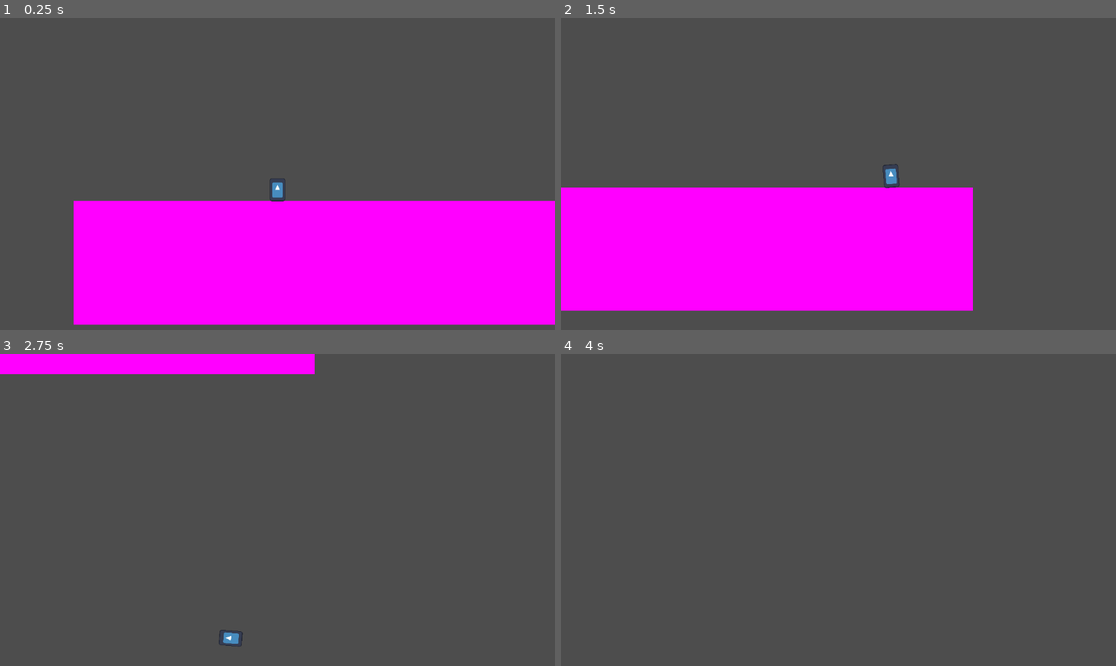
Above: before the commit, frames 1-4 (two rows, left to right).
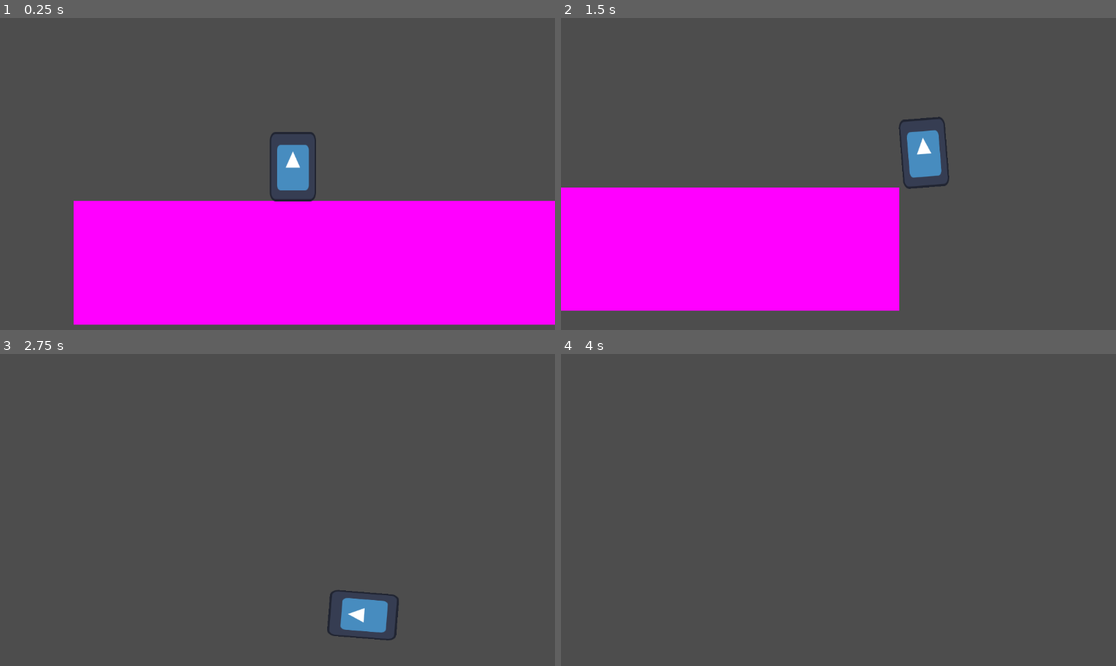
Above: after the commit, the same moments.

Repository: CodeScratcher/soulslike
Game: Godot game, scene res://Levels/test_scene.tscn
Same seed, same stepped clock (60 frames per second), same inputs: the game is played once before the commit and once after it. The engine's default icon, where the game draws it, is replaced by a stand-in: a white triangle on a blue panel in a dark square.
Inputs:
- Up to frame 1 (0.25 s): no input
- Up to frame 2 (1.5 s): hold Space (roll) 0.53-1.28 s; hold D (right) from 0.53 s (still down); tap W (jump) at 0.77 s; tap Space (roll) at 1.35 s
- Up to frame 3 (2.75 s): tap W (jump) at 1.52 s; release D (right) at 2.03 s; hold A (left) from 2.03 s (still down); hold Space (roll) from 2.03 s (still down)
- Up to frame 4 (4 s): release A (left) at 2.78 s; release Space (roll) at 2.78 s; hold D (right) from 2.78 s (still down); tap Space (roll) at 2.85 s; tap W (jump) at 3.02, 3.77 s; tap Enter at 3.5 s; hold Space (roll) from 3.53 s (still down)

The runs differ from the first frame. In frame 1, 1.1% of the frame differs, in the area x 48-57%, y 36-59%; in frame 2, 6.5%, in the area x 57-75%, y 31-94%; in frame 3, 4.9%; in frame 4, nothing differs.

Commit message:
Made roll good

Diff:
--- a/Levels/test_scene.tscn
+++ b/Levels/test_scene.tscn
@@ -23,3 +23,4 @@
 
 [node name="Player" parent="." instance=ExtResource("1_p5mk7")]
 position = Vector2(515, 472)
+JUMP_VELOCITY = -199.56
--- a/Objects/Player.tscn
+++ b/Objects/Player.tscn
@@ -4,7 +4,7 @@
 [ext_resource type="Texture2D" uid="uid://duyvdhdn6yd5l" path="res://icon.svg" id="2_oq334"]
 
 [sub_resource type="RectangleShape2D" id="RectangleShape2D_mf8uk"]
-size = Vector2(16, 24)
+size = Vector2(48, 72)
 
 [sub_resource type="Animation" id="Animation_vm236"]
 resource_name = "roll"
@@ -39,20 +39,19 @@
 }
 
 [sub_resource type="RectangleShape2D" id="RectangleShape2D_qdofb"]
-size = Vector2(1, 1)
+size = Vector2(3, 3)
 
 [node name="Player" type="CharacterBody2D"]
 script = ExtResource("1_ck7nh")
 metadata/_edit_horizontal_guides_ = [-24.0]
 
 [node name="Sprite2D" type="Sprite2D" parent="."]
-position = Vector2(0, -4)
-rotation = 6.28319
-scale = Vector2(0.125, 0.1875)
+position = Vector2(16, -28)
+scale = Vector2(0.375, 0.5625)
 texture = ExtResource("2_oq334")
 
 [node name="CollisionShape2D" type="CollisionShape2D" parent="."]
-position = Vector2(0, -4)
+position = Vector2(16, -28)
 shape = SubResource("RectangleShape2D_mf8uk")
 
 [node name="Camera2D" type="Camera2D" parent="."]
@@ -67,8 +66,10 @@
 [node name="Hurtbox" type="Area2D" parent="."]
 position = Vector2(0, -4)
 scale = Vector2(16, 24)
+collision_layer = 0
+collision_mask = 2
 
 [node name="CollisionShape2D" type="CollisionShape2D" parent="Hurtbox"]
-position = Vector2(0, -8.9407e-08)
+position = Vector2(1, -1)
 shape = SubResource("RectangleShape2D_qdofb")
 debug_color = Color(0.721569, 0.0745098, 0.733333, 0.419608)
--- a/Scripts/Player.gd
+++ b/Scripts/Player.gd
@@ -5,8 +5,8 @@
 @export var JUMP_VELOCITY = -200.0
 @export var ACCEL = 100.0
 @export var DECEL = 150.0
-@export var JUMP_VARIETY = 2
-
+@export var JUMP_VARIETY = 4
+@export var ROLL_SPEED = 400.0
 # Get the gravity from the project settings to be synced with RigidBody nodes.
 var gravity = ProjectSettings.get_setting("physics/2d/default_gravity")
 
@@ -16,6 +16,8 @@
 var finished_jump = false
 
 func _physics_process(delta):
+	var in_roll = $AnimationPlayer.current_animation == "roll"
+
 	# Add the gravity.
 	if not is_on_floor():
 		velocity.y += gravity * delta
@@ -40,14 +42,18 @@
 
 	# Get the input direction and handle the movement/deceleration.
 	var direction = Input.get_axis("left", "right")
-	if direction:
-		velocity.x += direction * ACCEL
+
+	if not in_roll:
+		if direction:
+			velocity.x += direction * ACCEL
+		else:
+			velocity.x = move_toward(velocity.x, 0, DECEL)
+
+		velocity.x = clamp(velocity.x, -MAX_SPEED, MAX_SPEED)
 	else:
-		velocity.x = move_toward(velocity.x, 0, DECEL)
-
-	velocity.x = clamp(velocity.x, -MAX_SPEED, MAX_SPEED)
+		velocity.x = ROLL_SPEED * sign(velocity.x)
 
 	move_and_slide()
 
-	if Input.is_action_pressed("roll"):
+	if Input.is_action_pressed("roll") && velocity.x != 0:
 		$AnimationPlayer.play("roll")
